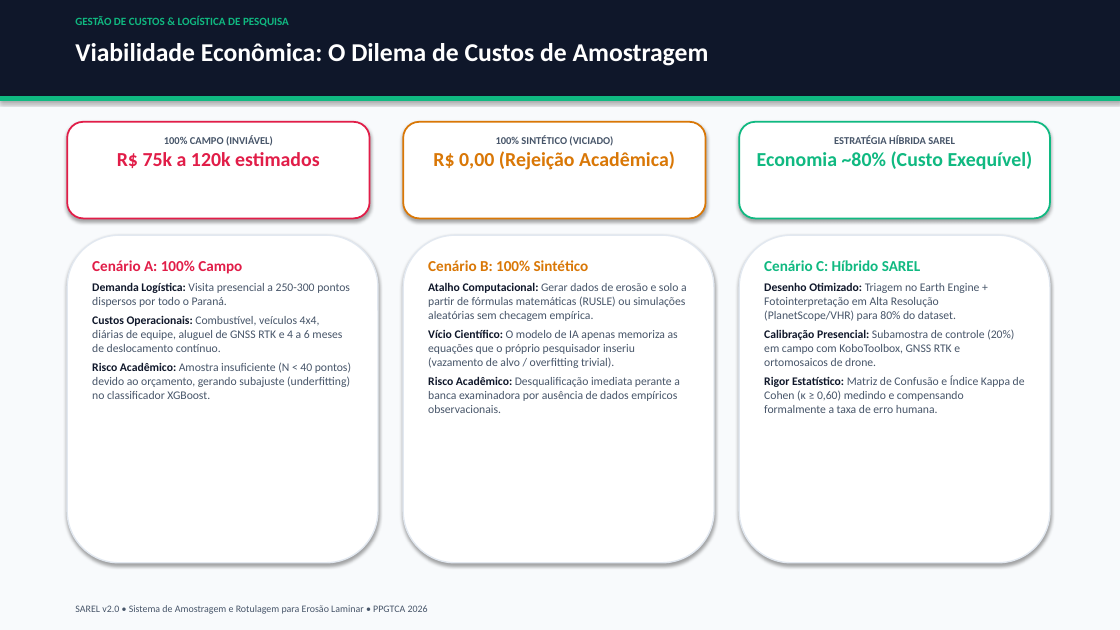
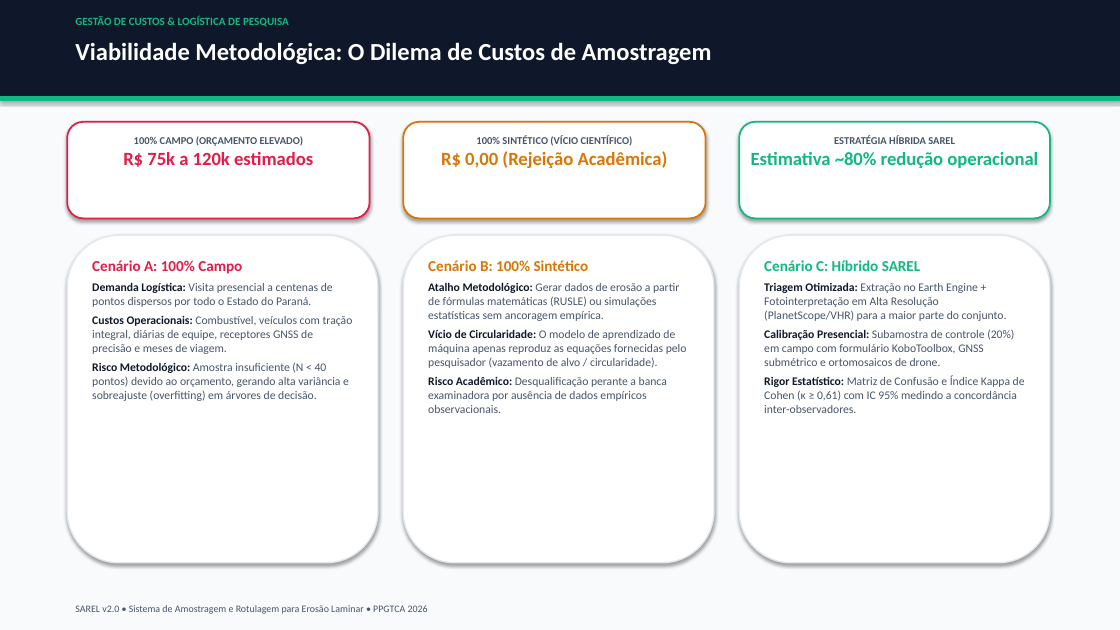
Before and after one commit to RedZardoz/localizador-erosao-v02, a slide deck: slide 3 of Apresentacao_SAREL_PPGTCA_2026.pptx. Drawn at 1120x630 pixels with LibreOffice and Linux fonts; fonts in the diff are those of the drawing. Boxes give left, top, right and bottom in pixels: in the first picture for what was removed or moved away, otherwise in the second. Text is boxed around its words. In the diff, an @@ line names an element or a change of style, - is before the commit and + after.

```diff
--- a/Apresentacao_SAREL_PPGTCA_2026.pptx
+++ b/Apresentacao_SAREL_PPGTCA_2026.pptx
@@ text at (75,42,712,64): text changed; size 22 to 21 pt @@
-Viabilidade Econômica: O Dilema de Custos de Amostragem
+Viabilidade Metodológica: O Dilema de Custos de Amostragem
@@ text at (134,136,304,146): text changed @@
-100% CAMPO (INVIÁVEL)
+100% CAMPO (ORÇAMENTO ELEVADO)
@@ text at (476,136,633,146): text changed @@
-100% SINTÉTICO (VICIADO)
+100% SINTÉTICO (VÍCIO CIENTÍFICO)
@@ text at (123,152,313,167): size 17 to 16 pt in "R$ 75k a 120k estimados" @@
@@ text at (441,151,668,168): size 17 to 16 pt in "R$ 0,00 (Rejeição Acadêmica)" @@
@@ text at (751,152,1038,168): text changed; size 17 to 16 pt @@
-Economia ~80% (Custo Exequível)
+Estimativa ~80% redução operacional
@@ text at (92,282,353,401): text changed @@
-Demanda Logística: Visita presencial a 250-300 pontos dispersos por todo o Paraná.
-Custos Operacionais: Combustível, veículos 4x4, diárias de equipe, aluguel de GNSS RTK e 4 a 6 meses de deslocamento contínuo.
-Risco Acadêmico: Amostra insuficiente (N < 40 pontos) devido ao orçamento, gerando subajuste (underfitting) no classificador XGBoost.
+Demanda Logística: Visita presencial a centenas de pontos dispersos por todo o Estado do Paraná.
+Custos Operacionais: Combustível, veículos com tração integral, diárias de equipe, receptores GNSS de precisão e meses de viagem.
+Risco Metodológico: Amostra insuficiente (N < 40 pontos) devido ao orçamento, gerando alta variância e sobreajuste (overfitting) em árvores de decisão.
@@ text at (428,282,687,413): text changed @@
-Atalho Computacional: Gerar dados de erosão e solo a partir de fórmulas matemáticas (RUSLE) ou simulações aleatórias sem checagem empírica.
-Vício Científico: O modelo de IA apenas memoriza as equações que o próprio pesquisador inseriu (vazamento de alvo / overfitting trivial).
-Risco Acadêmico: Desqualificação imediata perante a banca examinadora por ausência de dados empíricos observacionais.
+Atalho Metodológico: Gerar dados de erosão a partir de fórmulas matemáticas (RUSLE) ou simulações estatísticas sem ancoragem empírica.
+Vício de Circularidade: O modelo de aprendizado de máquina apenas reproduz as equações fornecidas pelo pesquisador (vazamento de alvo / circularidade).
+Risco Acadêmico: Desqualificação perante a banca examinadora por ausência de dados empíricos observacionais.
@@ text at (764,282,1025,413): text changed @@
-Desenho Otimizado: Triagem no Earth Engine + Fotointerpretação em Alta Resolução (PlanetScope/VHR) para 80% do dataset.
-Calibração Presencial: Subamostra de controle (20%) em campo com KoboToolbox, GNSS RTK e ortomosaicos de drone.
-Rigor Estatístico: Matriz de Confusão e Índice Kappa de Cohen (κ ≥ 0,60) medindo e compensando formalmente a taxa de erro humana.
+Triagem Otimizada: Extração no Earth Engine + Fotointerpretação em Alta Resolução (PlanetScope/VHR) para a maior parte do conjunto.
+Calibração Presencial: Subamostra de controle (20%) em campo com formulário KoboToolbox, GNSS submétrico e ortomosaicos de drone.
+Rigor Estatístico: Matriz de Confusão e Índice Kappa de Cohen (κ ≥ 0,61) com IC 95% medindo a concordância inter-observadores.
```
Also in this commit, not shown: 11 other slides changed, 2 slides added, 1 slide removed, 3 other files.
